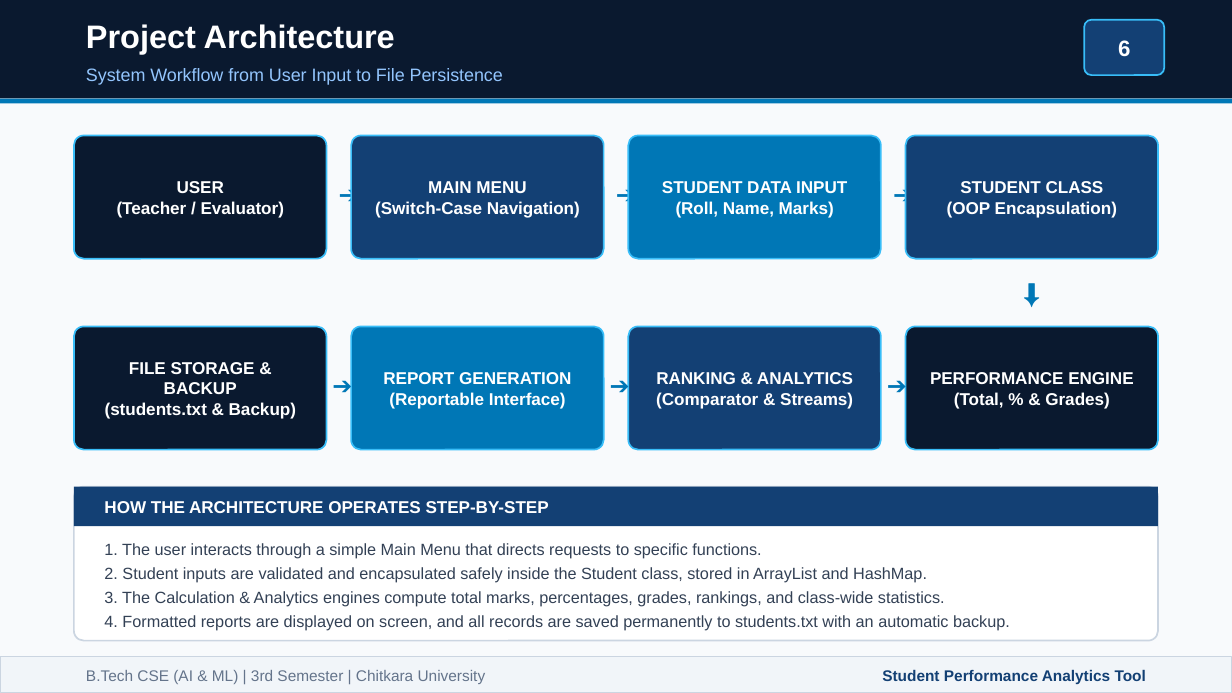
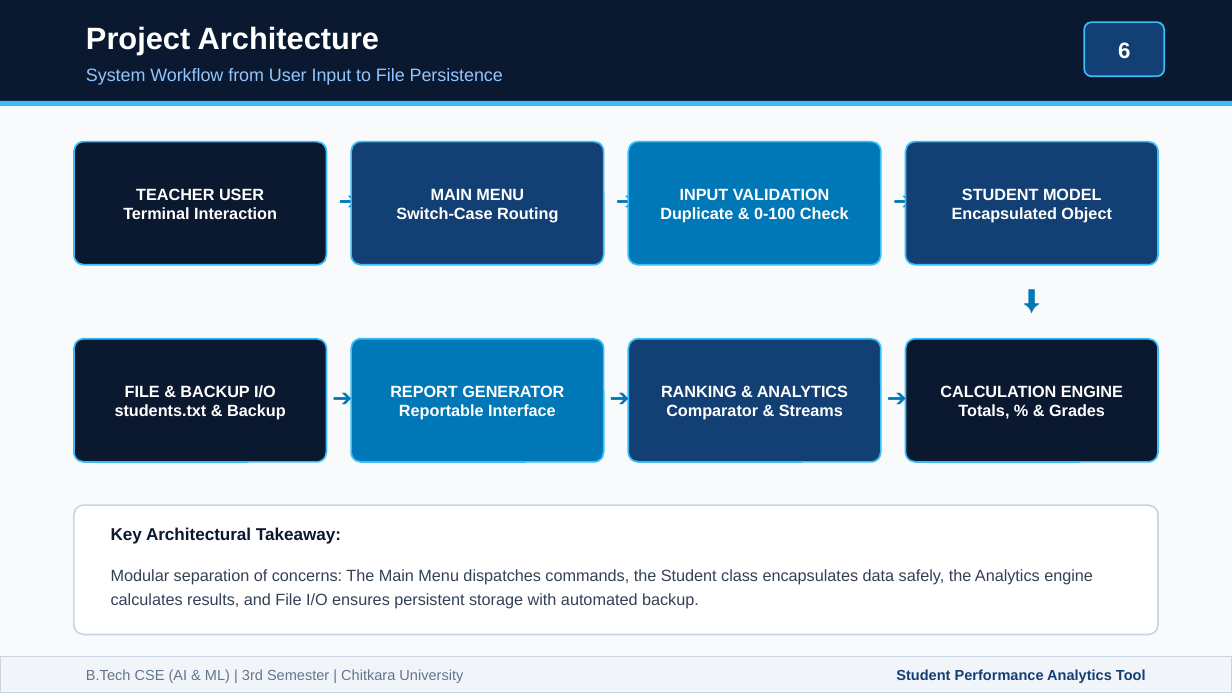
Before and after one commit to Tanmay-Arora19/java_project_sem3, a slide deck: slide 6 of Student_Performance_Analytics_Presentation.pptx. Drawn at 1232x693 pixels with LibreOffice and Linux fonts; fonts in the diff are those of the drawing. Boxes give left, top, right and bottom in pixels: in the first picture for what was removed or moved away, otherwise in the second. Text is boxed around its words. In the diff, an @@ line names an element or a change of style, - is before the commit and + after.

Commit message:
Streamline presentation: decrease text density, enhance visual polish, and make slides impressive

```diff
--- a/Student_Performance_Analytics_Presentation.pptx
+++ b/Student_Performance_Analytics_Presentation.pptx
@@ text "Project Architecture" at (x1=86, y1=26, x2=379, y2=54): size 19 to 18 pt @@
@@ rounded rectangle at (x1=1084, y1=22, x2=1164, y2=76): proportions changed @@
@@ rectangle at (x1=0, y1=101, x2=1232, y2=106): fill #0077B6 to #38BDF8 @@
@@ text "MAIN MENU" moved from (x1=375, y1=181, x2=580, y2=218) to (x1=396, y1=188, x2=558, y2=223) @@
@@ text at (x1=123, y1=188, x2=277, y2=219): text changed; size 10 to 9.5 pt @@
-USER
-(Teacher / Evaluator)
+TEACHER USER
+Terminal Interaction
@@ text at (x1=396, y1=207, x2=558, y2=223): text changed; size 10 to 9.5 pt @@
-(Switch-Case Navigation)
+Switch-Case Routing
@@ text at (x1=431, y1=188, x2=524, y2=200): size 10 to 9.5 pt in "MAIN MENU" @@
@@ text at (x1=660, y1=188, x2=849, y2=223): text changed; size 10 to 9.5 pt @@
-STUDENT DATA INPUT
-(Roll, Name, Marks)
+INPUT VALIDATION
+Duplicate & 0-100 Check
@@ text at (x1=952, y1=188, x2=1111, y2=223): text changed; size 10 to 9.5 pt @@
-STUDENT CLASS
-(OOP Encapsulation)
+STUDENT MODEL
+Encapsulated Object
@@ 4 rounded rectangles, 4 texts moved together from (x1=74, y1=136, x2=1158, y2=320) to (x1=74, y1=142, x2=1158, y2=326) @@
@@ 4 rounded rectangles, 3 texts moved together from (x1=74, y1=326, x2=1158, y2=450) to (x1=74, y1=339, x2=1158, y2=462) @@
@@ text "RANKING & ANALYTICS" moved from (x1=656, y1=372, x2=853, y2=409) to (x1=661, y1=385, x2=848, y2=420) @@
@@ text at (x1=115, y1=385, x2=286, y2=420): text changed; size 10 to 9.5 pt @@
-FILE STORAGE & BACKUP
-(students.txt & Backup)
+FILE & BACKUP I/O
+students.txt & Backup
@@ text at (x1=390, y1=385, x2=564, y2=420): text changed; size 10 to 9.5 pt @@
-REPORT GENERATION
-(Reportable Interface)
+REPORT GENERATOR
+Reportable Interface
@@ text at (x1=661, y1=385, x2=848, y2=397): size 10 to 9.5 pt in "RANKING & ANALYTICS" @@
@@ text at (x1=940, y1=385, x2=1123, y2=419): text changed; size 10 to 9.5 pt @@
-PERFORMANCE ENGINE
-(Total, % & Grades)
+CALCULATION ENGINE
+Totals, % & Grades
@@ text at (x1=666, y1=404, x2=843, y2=420): text changed; size 10 to 9.5 pt @@
-(Comparator & Streams)
+Comparator & Streams
@@ rounded rectangle at (x1=74, y1=505, x2=1158, y2=634): proportions changed @@
@@ rounded rectangle resized from (x1=74, y1=487, x2=1158, y2=641) to (x1=74, y1=505, x2=1158, y2=634) @@
@@ rectangle removed at (x1=74, y1=487, x2=1158, y2=526) @@
@@ text added at (x1=111, y1=527, x2=341, y2=544), 10 pt, text #0A192F, bold @@
+Key Architectural Takeaway:
@@ text removed at (x1=104, y1=543, x2=1010, y2=631) @@
-1. The user interacts through a simple Main Menu that directs requests to specific functions.
-2. Student inputs are validated and encapsulated safely inside the Student class, stored in ArrayList and HashMap.
-3. The Calculation & Analytics engines compute total marks, percentages, grades, rankings, and class-wide statistics.
-4. Formatted reports are displayed on screen, and all records are saved permanently to students.txt with an automatic backup.
@@ text at (x1=111, y1=569, x2=1093, y2=609): text changed; size 10 to 9.5 pt; text colour #FFFFFF to #334155; bold off @@
-HOW THE ARCHITECTURE OPERATES STEP-BY-STEP
+Modular separation of concerns: The Main Menu dispatches commands, the Student class encapsulates data safely, the Analytics engine calculates results, and File I/O ensures persistent storage with automated backup.
@@ text "B.Tech CSE (AI & ML) ..." at (x1=86, y1=669, x2=463, y2=683): size 9 to 8.5 pt @@
@@ text "Student Performance Analytics Tool" at (x1=896, y1=669, x2=1146, y2=683): size 9 to 8.5 pt @@
```
Also in this commit, not shown: 14 other slides changed, 2 other files.
